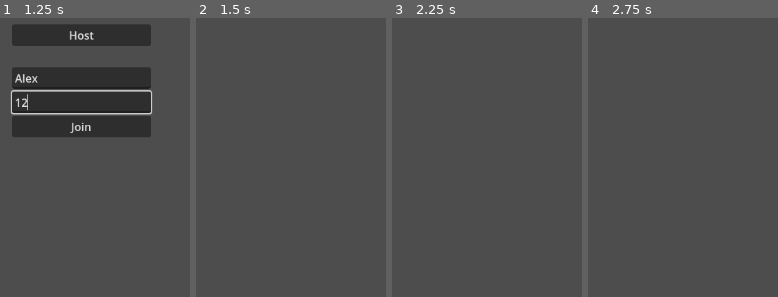
Above: before the commit, frames 1-4 (left to right).
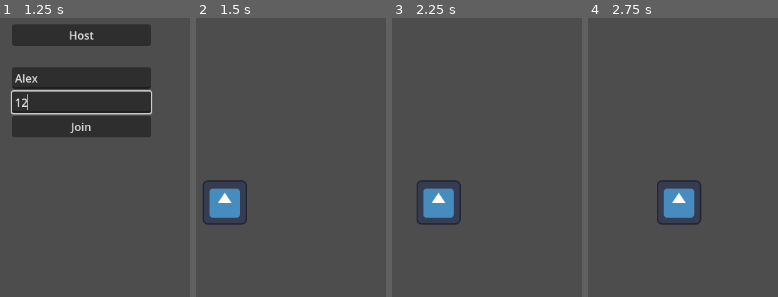
Above: after the commit, the same moments.

Repository: RyanRemer/multiplayer_1227
Game: Godot game, scene res://scenes/title.tscn
Same seed, same stepped clock (60 frames per second), same inputs: the game is played once before the commit and once after it. The engine's default icon, where the game draws it, is replaced by a stand-in: a white triangle on a blue panel in a dark square.
Inputs (mouse positions are in pixels of both pictures, inside the frame that each line leads up to):
- Up to frame 1 (1.25 s): click (81, 76) at 0.52 s; type "Alex" at 0.6 s; click (81, 101) at 0.75 s; type "12" at 0.83 s
- Up to frame 2 (1.5 s): click "Host" at 1.25 s
- Up to frame 3 (2.25 s): tap Enter at 2 s; hold Right (ui_right) from 2.03 s (still down)
- Up to frame 4 (2.75 s): keep holding Right (ui_right)

Frame 1 is identical in both runs. In frame 2, 2.3% of the frame differs, in the area x 3-27%, y 58-75%; in frame 3, 2.3%; in frame 4, 2.4%, in the area x 36-60%, y 58-75%.

Commit message:
Bugged Player Positions

Diff:
--- a/project.godot
+++ b/project.godot
@@ -19,7 +19,7 @@
 
 Lobby="*res://scripts/lobby.gd"
 Sync="*res://scripts/sync.gd"
-Players="*res://scripts/network_list.gd"
+NetworkPlayers="*res://scripts/network_list.gd"
 
 [rendering]
 
--- a/scenes/player.tscn
+++ b/scenes/player.tscn
@@ -6,6 +6,7 @@
 [sub_resource type="CircleShape2D" id="CircleShape2D_tkfpu"]
 
 [node name="Player" type="CharacterBody2D"]
+collision_layer = 2
 script = ExtResource("1_d7jjn")
 
 [node name="CollisionShape2D" type="CollisionShape2D" parent="."]
--- a/scenes/world.tscn
+++ b/scenes/world.tscn
@@ -1,8 +1,8 @@
 [gd_scene load_steps=2 format=3 uid="uid://cdilnil7s2vrq"]
 
-[ext_resource type="Script" path="res://scripts/world.gd" id="1_28vbq"]
+[ext_resource type="Script" path="res://scripts/players.gd" id="2_w7acq"]
 
 [node name="World" type="Node2D"]
-script = ExtResource("1_28vbq")
 
 [node name="Players" type="Node2D" parent="."]
+script = ExtResource("2_w7acq")
--- a/scripts/lobby.gd
+++ b/scripts/lobby.gd
@@ -79,13 +79,11 @@
 func _on_player_connected(id):
 	_register_player.rpc_id(id, player_info)
 
-
 @rpc("any_peer", "reliable")
 func _register_player(new_player_info):
 	var new_player_id = multiplayer.get_remote_sender_id()
 	players[new_player_id] = new_player_info
 	player_connected.emit(new_player_id, new_player_info)
-
 
 func _on_player_disconnected(id):
 	players.erase(id)
--- a/scripts/multiplayer_gui.gd
+++ b/scripts/multiplayer_gui.gd
@@ -6,17 +6,16 @@
 @onready var address_edit: LineEdit = $AddressEdit
 @onready var label: Label = $Label
 
-func _process(delta: float) -> void:
-	if not Sync.state.is_empty():
-		get_tree().change_scene_to_file("res://scenes/world.tscn");
-
 func _on_host_button_pressed() -> void:
 	Lobby.player_info["name"] = "Host" if name_edit.text.is_empty() else name_edit.text;
-	Lobby.player_connected.connect(Sync.on_player_connected);
-	Sync.update("world", {});
 	Lobby.create_game();
+
 	get_tree().change_scene_to_file("res://scenes/world.tscn");
 
 func _on_join_button_pressed() -> void:
 	Lobby.player_info["name"] = "Client" if name_edit.text.is_empty() else name_edit.text;
 	Lobby.join_game(address_edit.text);
+
+	await get_tree().create_timer(1).timeout;
+
+	get_tree().change_scene_to_file("res://scenes/world.tscn");
--- a/scripts/network_list.gd
+++ b/scripts/network_list.gd
@@ -2,39 +2,53 @@
 
 var list := {};
 
-signal spawned(id, props, owner);
+signal created(id, props);
 signal updated(id, old_props, new_props);
+signal deleted(id);
+signal reloaded(list);
 
 @rpc("any_peer", "call_local")
-func spawn(id, props, owner):
-	list[id] = [owner, props];
-	sync_spawn.rpc(id, props, owner);
+func create(id, props):
+	if not list.has(id):
+		list[id] = props;
+		sync_create.rpc(id, props);
 
 @rpc("authority", "call_local")
-func sync_spawn(id, props, owner):
-	list[id] = [owner, props];
-	spawned.emit(id, props, owner);
+func sync_create(id, props):
+	list[id] = props;
+	created.emit(id, props);
 
-@rpc("any_peer", "call_local")
+@rpc("any_peer", "call_local", "unreliable_ordered", 2)
 func update(id, props):
-	#ownership check
-	if list.has(id) and multiplayer.get_remote_sender_id() == list[id][0]:
-		updated.emit(id, list[id][1], props);
-		list[id][1] = props;
+	if list.has(id):
+		updated.emit(id, list[id], props);
+		list[id] = props;
 		sync_update.rpc(id, props);
 
 @rpc("authority", "call_local")
 func sync_update(id, props):
 	if list.has(id):
-		updated.emit(id, list[id][1], props)
-		list[id][1] = props;
+		updated.emit(id, list[id], props)
+		list[id] = props;
 	else:
-		request_list.rpc_id(1);
+		request_reload.rpc_id(1);
 
 @rpc("any_peer", "call_local")
-func request_list():
-	sync_list.rpc(list);
+func delete(id):
+	list.erase(id);
+	sync_delete.rpc(id);
 
 @rpc("authority", "call_local")
-func sync_list(list):
-	list = list;
+func sync_delete(id):
+	if list.has(id):
+		deleted.emit(id);
+		list.erase(id);
+
+@rpc("any_peer", "call_local")
+func request_reload():
+	sync_reload.rpc_id(multiplayer.get_remote_sender_id(), list);
+
+@rpc("authority", "call_local")
+func sync_reload(server_list):
+	list = server_list;
+	reloaded.emit(server_list);
--- a/scripts/player.gd
+++ b/scripts/player.gd
@@ -2,22 +2,16 @@
 
 @export var player_info := {};
 @export var peer_id = 1;
-
-var server_position = Vector2.ZERO;
+var props := {
+	"position" : Vector2.ZERO,
+};
 
 const SPEED = 128;
 
+var old_position := Vector2.ZERO;
+
 func _ready() -> void:
-	Sync.state_update.connect(on_state_update);
-	server_position = position;
-
-func on_state_update(substate_id, old_state, new_state):
-	if substate_id != peer_id:
-		return;
-
-	if old_state.is_empty():
-		position = new_state["position"];
-	server_position = new_state["position"];
+	position = props["position"];
 
 func _process(delta: float) -> void:
 	if multiplayer.get_unique_id() == peer_id:
@@ -30,13 +24,16 @@
 	velocity = input_dir * SPEED;
 	move_and_slide();
 
-	if velocity.length_squared() > 0:
-		Sync.update(peer_id, {
-			"position": position
-		});
+	if position.distance_squared_to(props["position"]) >= 64:
+		props["position"] = position;
+		NetworkPlayers.update.rpc_id(1, peer_id, props);
 
-func _process_other(delta: float) -> void:
-	var direction: Vector2 = server_position - position;
-	if direction.length_squared() >= 1:
+func _process_other(_delta: float) -> void:
+	var direction: Vector2 = props["position"] - position;
+	if direction.length_squared() > 128:
+		position = props["position"];
+	elif direction.length_squared() > 1:
 		velocity = direction.normalized() * SPEED;
 		move_and_slide();
+	else:
+		position = props["position"];
--- /dev/null
+++ b/scripts/players.gd
@@ -0,0 +1,53 @@
+extends Node2D
+
+@onready var player_scene = preload("res://scenes/player.tscn");
+var players := {}
+
+func _ready() -> void:
+	NetworkPlayers.created.connect(on_created);
+	NetworkPlayers.updated.connect(on_updated);
+	NetworkPlayers.deleted.connect(on_deleted);
+	NetworkPlayers.reloaded.connect(on_reloaded);
+	NetworkPlayers.request_reload.rpc_id(1);
+
+	if multiplayer.is_server():
+		Lobby.player_connected.connect(on_player_connected);
+		Lobby.player_disconnected.connect(on_player_disconnect);
+		NetworkPlayers.create(1, {
+			"position": Vector2(500,500)
+		})
+
+func on_player_connected(peer_id, player_info):
+	NetworkPlayers.create(peer_id, {
+		"position": Vector2.ZERO
+	})
+
+func on_player_disconnect(peer_id):
+	NetworkPlayers.delete(peer_id);
+
+func on_reloaded(list):
+	print(multiplayer.get_unique_id(), " Reload players: ", NetworkPlayers.list);
+	for id in players:
+		remove_child(players[id]);
+
+	players.clear();
+
+	for id in list:
+		on_created(id, list[id]);
+
+func on_created(id, props):
+	print(multiplayer.get_unique_id(), " Create Player ", id, props);
+	var player: Player = player_scene.instantiate();
+	player.peer_id = id;
+	player.props = props;
+	add_child(player);
+	players[id] = player;
+
+func on_updated(id, old_props, new_props):
+	players[id].props = new_props;
+
+func on_deleted(id):
+	print(multiplayer.get_unique_id(), " Remove Player ", id);
+	if players.has(id):
+		remove_child(players[id]);
+		players.erase(id);
--- a/scripts/sync.gd
+++ b/scripts/sync.gd
@@ -21,7 +21,7 @@
 	state_update.emit(substate_id, state[substate_id] if state.has(substate_id) else {}, sub_state);
 	state[substate_id] = sub_state;
 
-func on_player_connected(peer_id, player_info):
+func on_player_connected(peer_id, _player_info):
 	send_entire_state.rpc_id(peer_id, state);
 
 @rpc("authority", "call_local")
